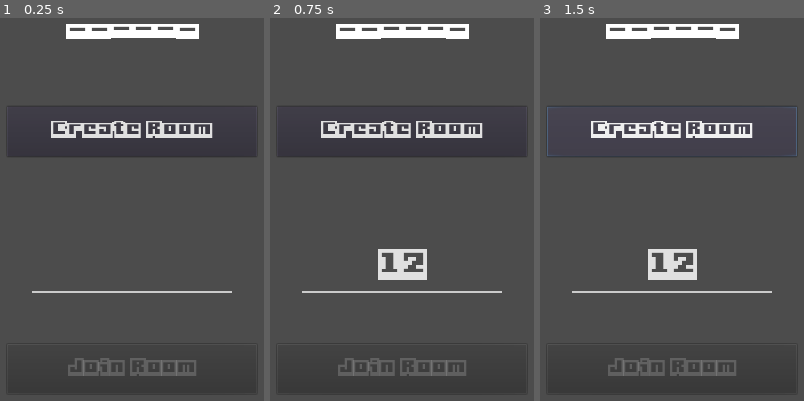
Above: before the commit, frames 1-3 (left to right).
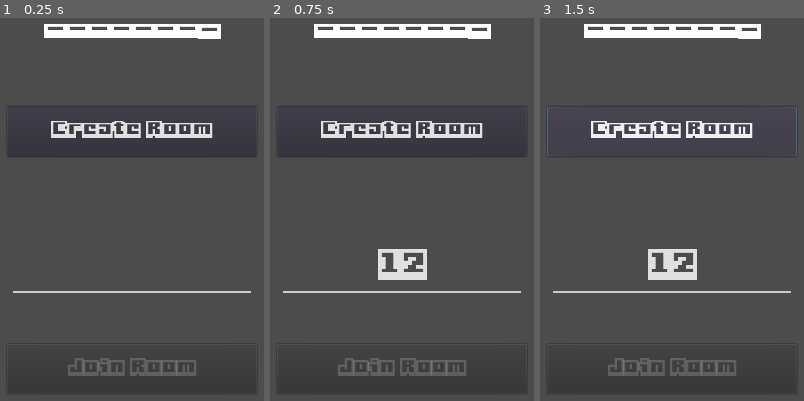
Above: after the commit, the same moments.

Repository: gaurav712/Wordle-Multiplayer
Game: Godot game, scene res://Start.tscn
Same seed, same stepped clock (60 frames per second), same inputs: the game is played once before the commit and once after it.
Inputs (mouse positions are in pixels of both pictures, inside the frame that each line leads up to):
- Up to frame 1 (0.25 s): no input
- Up to frame 2 (0.75 s): click (402, 266) at 0.52 s; type "12" at 0.6 s
- Up to frame 3 (1.5 s): click "Create Room" at 1.25 s

The runs differ from the first frame. In frame 1, 0.8% of the frame differs, in the area x 4-96%, y 1-72%; in frame 2, 0.8%; in frame 3, 0.8%.

Commit message:
room code generation using CRC-32

Diff:
--- a/Start.gd
+++ b/Start.gd
@@ -1,16 +1,95 @@
 extends Control
 
+var UUID: String = ''
+
+func fCRC32(vstring):
+    var table = [0x00000000, 0x77073096, 0xEE0E612C, 0x990951BA, 0x076DC419, 0x706AF48F,
+    0xE963A535, 0x9E6495A3, 0x0EDB8832, 0x79DCB8A4, 0xE0D5E91E, 0x97D2D988,
+    0x09B64C2B, 0x7EB17CBD, 0xE7B82D07, 0x90BF1D91, 0x1DB71064, 0x6AB020F2,
+    0xF3B97148, 0x84BE41DE, 0x1ADAD47D, 0x6DDDE4EB, 0xF4D4B551, 0x83D385C7,
+    0x136C9856, 0x646BA8C0, 0xFD62F97A, 0x8A65C9EC, 0x14015C4F, 0x63066CD9,
+    0xFA0F3D63, 0x8D080DF5, 0x3B6E20C8, 0x4C69105E, 0xD56041E4, 0xA2677172,
+    0x3C03E4D1, 0x4B04D447, 0xD20D85FD, 0xA50AB56B, 0x35B5A8FA, 0x42B2986C,
+    0xDBBBC9D6, 0xACBCF940, 0x32D86CE3, 0x45DF5C75, 0xDCD60DCF, 0xABD13D59,
+    0x26D930AC, 0x51DE003A, 0xC8D75180, 0xBFD06116, 0x21B4F4B5, 0x56B3C423,
+    0xCFBA9599, 0xB8BDA50F, 0x2802B89E, 0x5F058808, 0xC60CD9B2, 0xB10BE924,
+    0x2F6F7C87, 0x58684C11, 0xC1611DAB, 0xB6662D3D, 0x76DC4190, 0x01DB7106,
+    0x98D220BC, 0xEFD5102A, 0x71B18589, 0x06B6B51F, 0x9FBFE4A5, 0xE8B8D433,
+    0x7807C9A2, 0x0F00F934, 0x9609A88E, 0xE10E9818, 0x7F6A0DBB, 0x086D3D2D,
+    0x91646C97, 0xE6635C01, 0x6B6B51F4, 0x1C6C6162, 0x856530D8, 0xF262004E,
+    0x6C0695ED, 0x1B01A57B, 0x8208F4C1, 0xF50FC457, 0x65B0D9C6, 0x12B7E950,
+    0x8BBEB8EA, 0xFCB9887C, 0x62DD1DDF, 0x15DA2D49, 0x8CD37CF3, 0xFBD44C65,
+    0x4DB26158, 0x3AB551CE, 0xA3BC0074, 0xD4BB30E2, 0x4ADFA541, 0x3DD895D7,
+    0xA4D1C46D, 0xD3D6F4FB, 0x4369E96A, 0x346ED9FC, 0xAD678846, 0xDA60B8D0,
+    0x44042D73, 0x33031DE5, 0xAA0A4C5F, 0xDD0D7CC9, 0x5005713C, 0x270241AA,
+    0xBE0B1010, 0xC90C2086, 0x5768B525, 0x206F85B3, 0xB966D409, 0xCE61E49F,
+    0x5EDEF90E, 0x29D9C998, 0xB0D09822, 0xC7D7A8B4, 0x59B33D17, 0x2EB40D81,
+    0xB7BD5C3B, 0xC0BA6CAD, 0xEDB88320, 0x9ABFB3B6, 0x03B6E20C, 0x74B1D29A,
+    0xEAD54739, 0x9DD277AF, 0x04DB2615, 0x73DC1683, 0xE3630B12, 0x94643B84,
+    0x0D6D6A3E, 0x7A6A5AA8, 0xE40ECF0B, 0x9309FF9D, 0x0A00AE27, 0x7D079EB1,
+    0xF00F9344, 0x8708A3D2, 0x1E01F268, 0x6906C2FE, 0xF762575D, 0x806567CB,
+    0x196C3671, 0x6E6B06E7, 0xFED41B76, 0x89D32BE0, 0x10DA7A5A, 0x67DD4ACC,
+    0xF9B9DF6F, 0x8EBEEFF9, 0x17B7BE43, 0x60B08ED5, 0xD6D6A3E8, 0xA1D1937E,
+    0x38D8C2C4, 0x4FDFF252, 0xD1BB67F1, 0xA6BC5767, 0x3FB506DD, 0x48B2364B,
+    0xD80D2BDA, 0xAF0A1B4C, 0x36034AF6, 0x41047A60, 0xDF60EFC3, 0xA867DF55,
+    0x316E8EEF, 0x4669BE79, 0xCB61B38C, 0xBC66831A, 0x256FD2A0, 0x5268E236,
+    0xCC0C7795, 0xBB0B4703, 0x220216B9, 0x5505262F, 0xC5BA3BBE, 0xB2BD0B28,
+    0x2BB45A92, 0x5CB36A04, 0xC2D7FFA7, 0xB5D0CF31, 0x2CD99E8B, 0x5BDEAE1D,
+    0x9B64C2B0, 0xEC63F226, 0x756AA39C, 0x026D930A, 0x9C0906A9, 0xEB0E363F,
+    0x72076785, 0x05005713, 0x95BF4A82, 0xE2B87A14, 0x7BB12BAE, 0x0CB61B38,
+    0x92D28E9B, 0xE5D5BE0D, 0x7CDCEFB7, 0x0BDBDF21, 0x86D3D2D4, 0xF1D4E242,
+    0x68DDB3F8, 0x1FDA836E, 0x81BE16CD, 0xF6B9265B, 0x6FB077E1, 0x18B74777,
+    0x88085AE6, 0xFF0F6A70, 0x66063BCA, 0x11010B5C, 0x8F659EFF, 0xF862AE69,
+    0x616BFFD3, 0x166CCF45, 0xA00AE278, 0xD70DD2EE, 0x4E048354, 0x3903B3C2,
+    0xA7672661, 0xD06016F7, 0x4969474D, 0x3E6E77DB, 0xAED16A4A, 0xD9D65ADC,
+    0x40DF0B66, 0x37D83BF0, 0xA9BCAE53, 0xDEBB9EC5, 0x47B2CF7F, 0x30B5FFE9,
+    0xBDBDF21C, 0xCABAC28A, 0x53B39330, 0x24B4A3A6, 0xBAD03605, 0xCDD70693,
+    0x54DE5729, 0x23D967BF, 0xB3667A2E, 0xC4614AB8, 0x5D681B02, 0x2A6F2B94,
+    0xB40BBE37, 0xC30C8EA1, 0x5A05DF1B, 0x2D02EF8D];
+
+    # Unicode to UTF-8 bytes
+    vstring = vstring.to_utf8()
+    var crc = 0 ^ (-1)
+    var vlen = len(vstring)
+    for i in range(vlen):
+        crc = ((crc >> 8) & 0x00FFFFFF) ^ table[(crc ^ vstring[i]) & 0xFF]
+    crc = crc ^ (-1)
+    # Signed to unsigned
+    if (crc < 0):
+        crc += 4294967296;
+
+    return dectohex(crc);
+
+func dectohex(Quot):
+    var hTable = ['0','1','2','3','4','5','6','7','8','9','A','B','C','D','E','F']
+    var Rem = 0
+    var hValue = 'XXXXXXXX'
+    var i = 7
+
+    while Quot > 0:
+        Rem = Quot % 16
+        Quot = Quot / 16
+        hValue[i] = hTable[Rem]
+        i -= 1
+    return hValue
+
 func _ready():
-    pass
+    Firebase.Auth.connect("signup_succeeded", self, "_on_signup_succeeded")
+    Firebase.Auth.login_anonymous()
+
+func _on_signup_succeeded(auth: Dictionary):
+    if auth.has('localid'):
+        UUID = auth.localid
 
 func _on_CreateRoom_pressed():
-    print('Creating room...')
+    if UUID.length() > 1:
+        $RoomCode.text = fCRC32(UUID)
 
 func _on_JoinRoom_pressed():
     print('Joining room...')
 
 func _on_LineEdit_text_changed(new_text: String):
-    if new_text.length() == 6:
+    if new_text.length() == 8:
         $JoinRoom.disabled = false
     else:
         $JoinRoom.disabled = true
--- a/Start.tscn
+++ b/Start.tscn
@@ -20,11 +20,11 @@
 "_edit_use_anchors_": true
 }
 
-[node name="Label" type="Label" parent="."]
+[node name="RoomCode" type="Label" parent="."]
 margin_top = 340.0
 margin_right = 720.0
 custom_fonts/font = ExtResource( 2 )
-text = "______"
+text = "________"
 align = 1
 valign = 1
 
@@ -52,15 +52,15 @@
 }
 
 [node name="LineEdit" type="LineEdit" parent="."]
-margin_left = 200.0
+margin_left = 170.0
 margin_top = 720.0
-margin_right = 520.0
+margin_right = 550.0
 margin_bottom = 798.0
 custom_fonts/font = ExtResource( 2 )
 custom_styles/focus = SubResource( 2 )
 custom_styles/normal = SubResource( 1 )
 align = 1
-max_length = 6
+max_length = 8
 context_menu_enabled = false
 
 [connection signal="pressed" from="CreateRoom" to="." method="_on_CreateRoom_pressed"]
